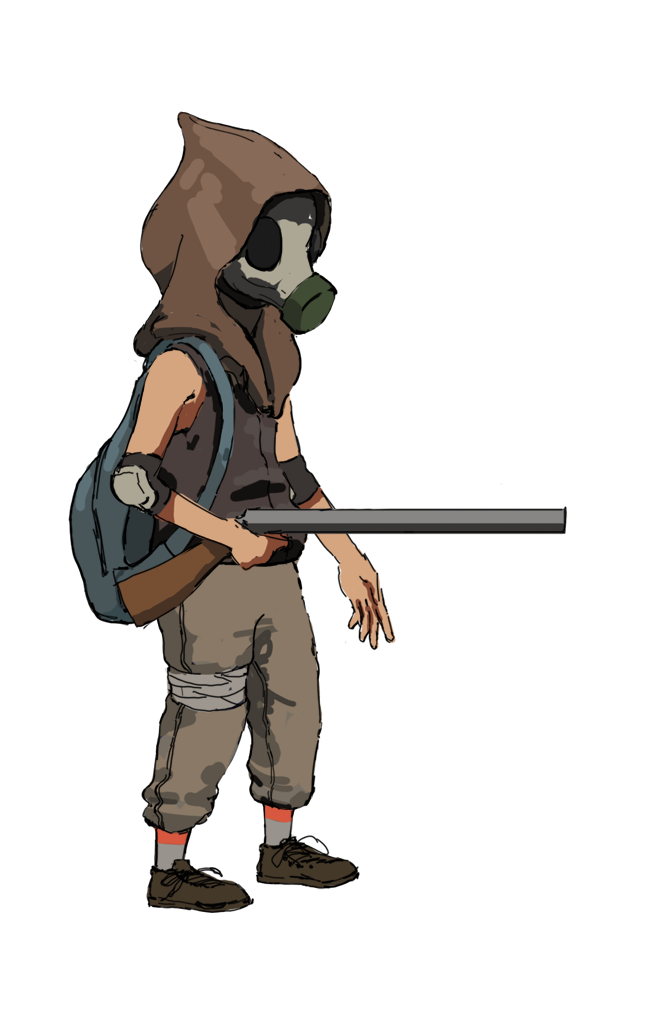
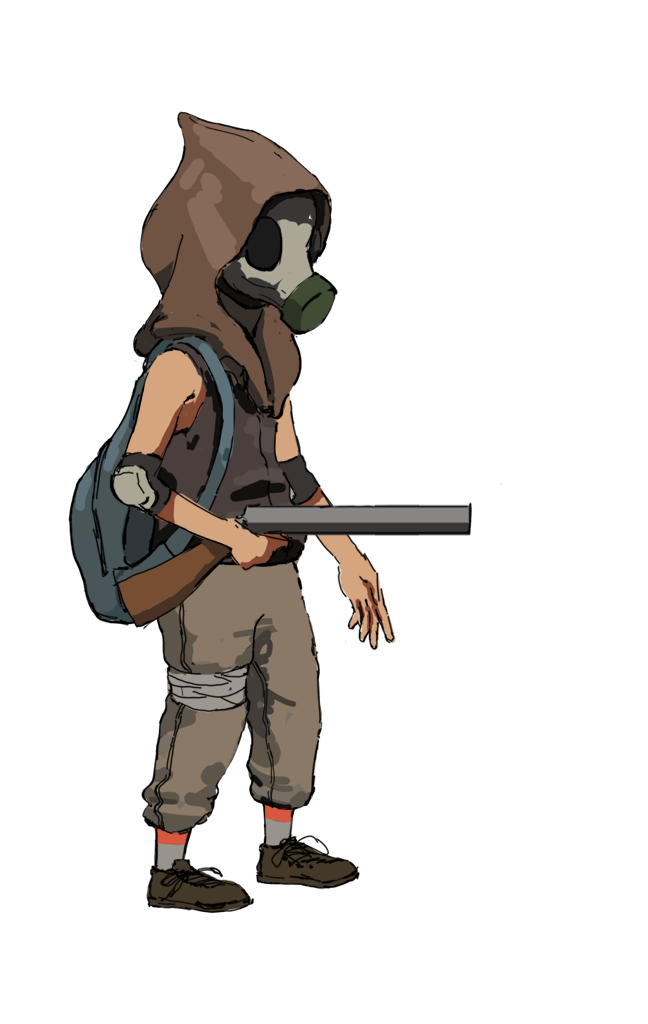
Layers edited between the first and the second 648 x 1024 image:
painted on "braço direito" over [242, 502, 568, 540]
